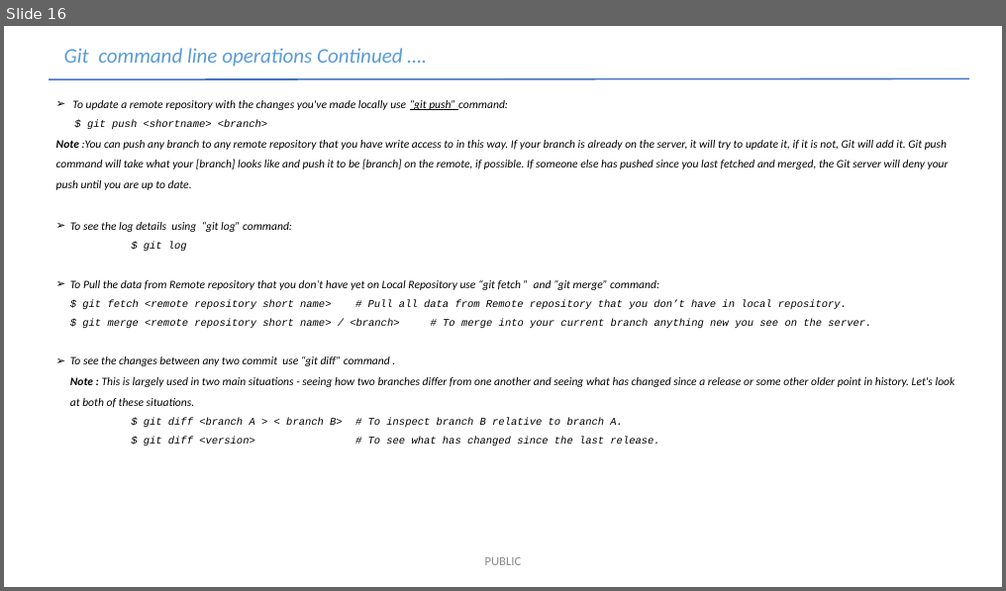
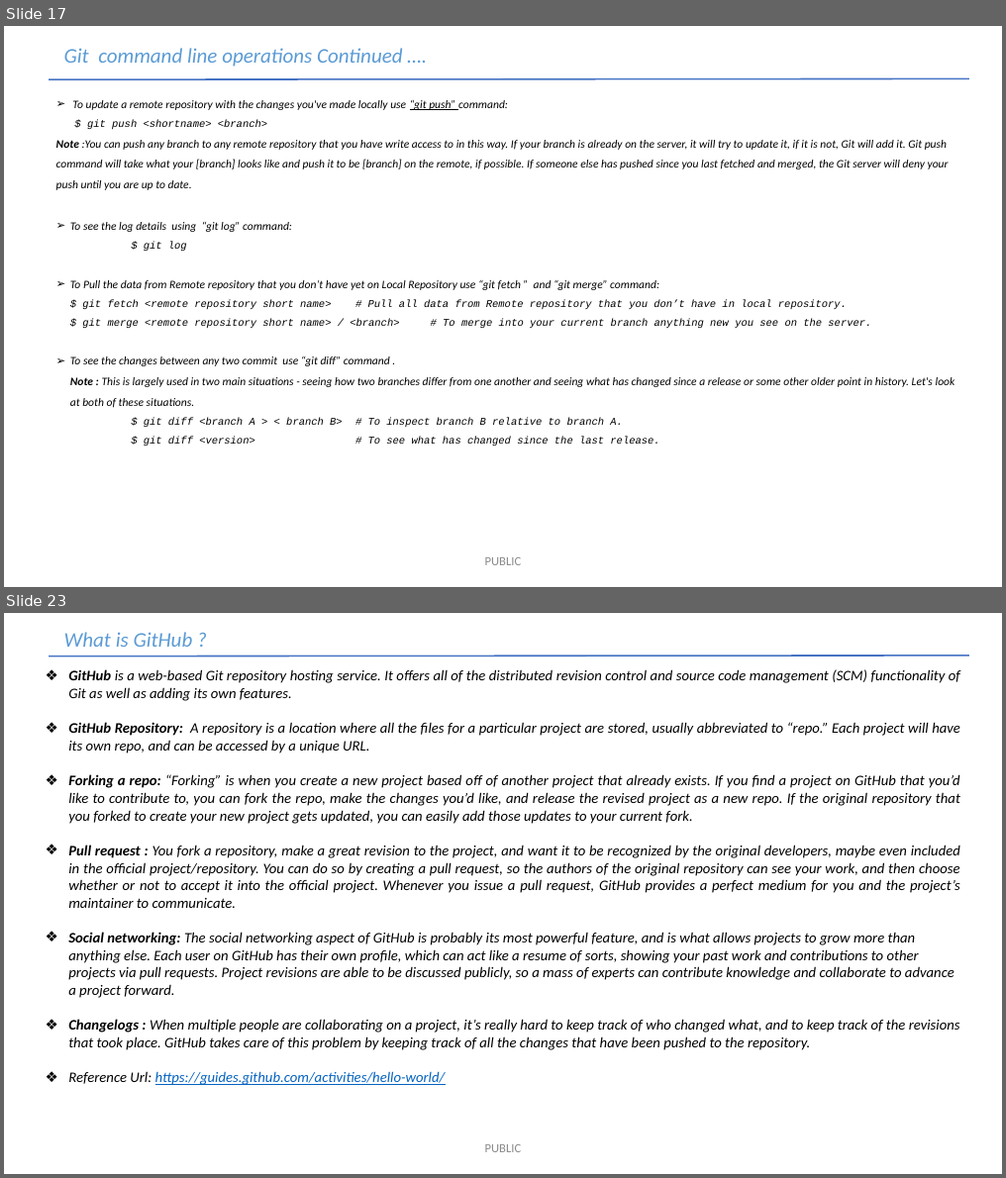
Before and after one commit to rakesh100282/Git-1, a slide deck: Git-V 0.1.pptx. Shown one above the other, each under a label of ours: slide 16 before the commit, slides 17 and 23 after it; the slides between them are not shown. The pictures are 1006x591 and 1006x1178 pixels, drawn with LibreOffice and Linux fonts; fonts in the diff are those of the drawing. Boxes give left, top, right and bottom in pixels: in the first picture for what was removed or moved away, otherwise in the second. Text is boxed around its words. In the diff, an @@ line names an element or a change of style, - is before the commit and + after.

Commit message:
Included Github Desktop slides

```diff
--- a/Git-V 0.1.pptx
+++ b/Git-V 0.1.pptx
@@ slide 23 added at [4, 613, 1002, 1174], background #FFFFFF @@
@@ text added at [64, 632, 193, 647], 20 pt, text #5B9BD5, italic @@
+What is GitHub ?
@@ line added from (49, 657) to (969, 656), #4472C4 1.5 pt @@
@@ text added at [68, 669, 960, 1085], 14 pt, text #000000, italic @@
+❖ GitHub is a web-based Git repository hosting service. It offers all of the distributed revision control and source code management (SCM) functionality of Git as well as adding its own features.
+❖ GitHub Repository: A repository is a location where all the files for a particular project are stored, usually abbreviated to “repo.” Each project will have its own repo, and can be accessed by a unique URL.
+❖ Forking a repo: “Forking” is when you create a new project based off of another project that already exists. If you find a project on GitHub that you’d like to contribute to, you can fork the repo, make the changes you’d like, and release the revised project as a new repo. If the original repository that you forked to create your new project gets updated, you can easily add those updates to your current fork.
+❖ Pull request : You fork a repository, make a great revision to the project, and want it to be recognized by the original developers, maybe even included in the official project/repository. You can do so by creating a pull request, so the authors of the original repository can see your work, and then choose whether or not to accept it into the official project. Whenever you issue a pull request, GitHub provides a perfect medium for you and the project’s maintainer to communicate.
+❖ Social networking: The social networking aspect of GitHub is probably its most powerful feature, and is what allows projects to grow more than anything else. Each user on GitHub has their own profile, which can act like a resume of sorts, showing your past work and contributions to other projects via pull requests. Project revisions are able to be discussed publicly, so a mass of experts can contribute knowledge and collaborate to advance a project forward.
+❖ Changelogs : When multiple people are collaborating on a project, it’s really hard to keep track of who changed what, and to keep track of the revisions that took place. GitHub takes care of this problem by keeping track of all the changes that have been pushed to the repository.
+❖ Reference Url: https://guides.github.com/activities/hello-world/
@@ text added at [485, 1145, 522, 1153], 12 pt, text #8C8C8C @@
+PUBLIC
@@ what was slide 16 is now slide 17 @@
```
Also in this commit, not shown: 8 slides changed, 10 other slides added, 1 slide removed.
